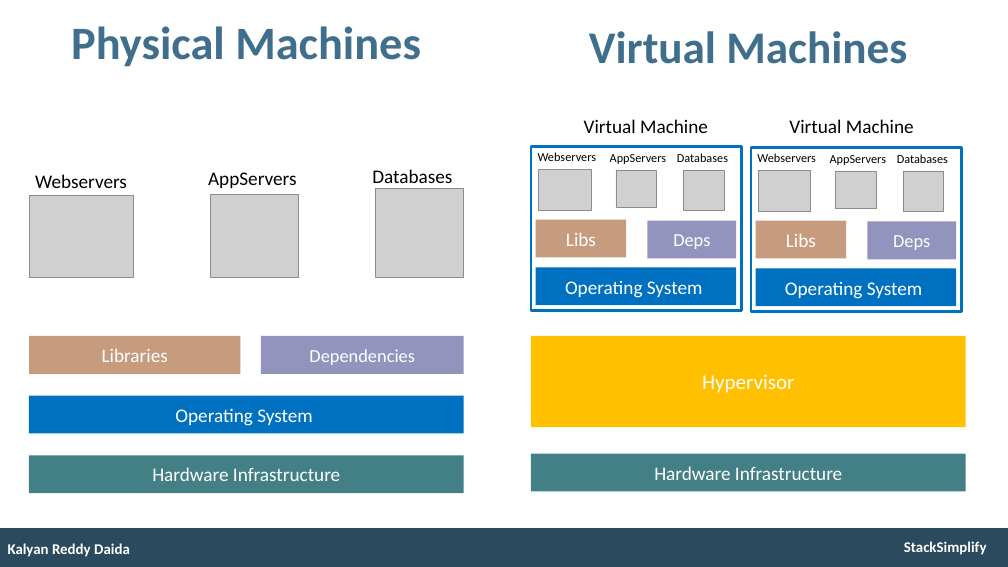
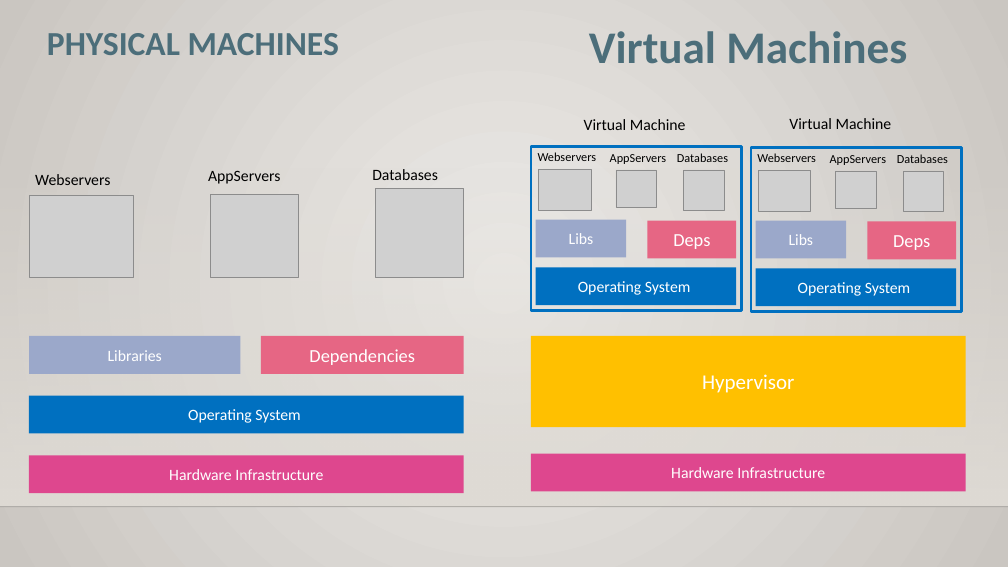
Before and after one commit to saikiranchalla1/learning-docker-kubernetes-on-azure-aks, a slide deck: slide 4 of 1_docker-fundamentals/otherfiles/presentation/Docker-Fundamentals-v1.pptx. Drawn at 1008x567 pixels with LibreOffice and Linux fonts; fonts in the diff are those of the drawing; grey boxes stand for pictures; background and template pictures are left out. Boxes give left, top, right and bottom in pixels: in the first picture for what was removed or moved away, otherwise in the second. Text is boxed around its words. In the diff, an @@ line names an element or a change of style, - is before the commit and + after.

```diff
--- a/1_docker-fundamentals/otherfiles/presentation/Docker-Fundamentals-v1.pptx
+++ b/1_docker-fundamentals/otherfiles/presentation/Docker-Fundamentals-v1.pptx
@@ background #FFFFFF to gradient #ECEAE7 to #CAC7C1 @@
@@ text "Virtual Machines" at (589, 31, 907, 64): text colour #406F8D to #4C6E7A @@
@@ title at (47, 33, 339, 55): text changed; size 53 to 38.4 pt; text colour #406F8D to #4C6E7A @@
-Physical Machines
+PHYSICAL MACHINES
@@ size 22 to 18 pt in 8 elements at (29, 396, 464, 433), (35, 174, 110, 185), (208, 170, 280, 184), (372, 169, 438, 180), (536, 268, 736, 306), (755, 268, 956, 306), (584, 119, 686, 130), (789, 118, 892, 129) @@
@@ rectangle added at (0, 167, 1008, 507), fill gradient #DFDBD5 @@
@@ size 22 to 18 pt; fill #C69B7E to #9BA8CA in 3 elements at (29, 336, 241, 374), (536, 219, 626, 257), (755, 220, 846, 258) @@
@@ fill #9394BE to #E66684 in 3 elements at (261, 336, 464, 374), (648, 220, 736, 258), (868, 222, 956, 260) @@
@@ rectangle "Hardware Infrastructure" at (29, 455, 464, 493): size 22 to 18 pt; fill #438086 to #DE478E @@
@@ rectangle "Hardware Infrastructure" at (531, 454, 966, 491): size 22 to 18 pt; fill #438086 to #DE478E @@
@@ line added from (0, 507) to (1008, 507), #000001 1 pt @@
@@ rectangle removed at (0, 528, 1008, 567) @@
@@ text removed at (8, 543, 130, 557) @@
-Kalyan Reddy Daida
@@ text removed at (904, 541, 987, 555) @@
-StackSimplify
```
Also in this commit, not shown: 10 other slides changed, 6 other files.
